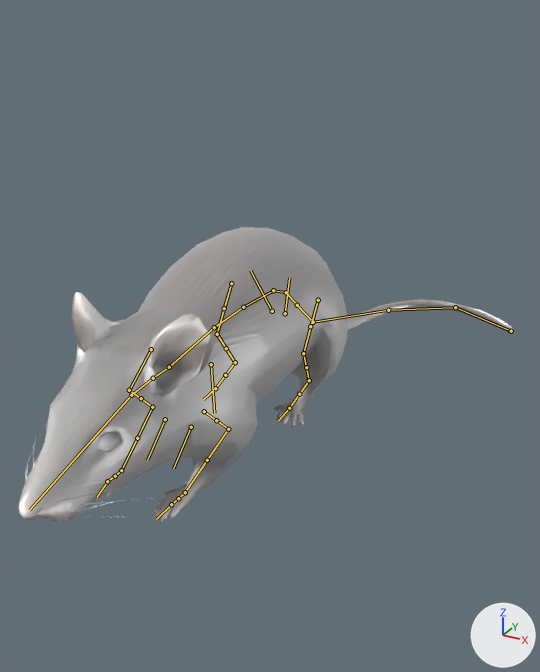
One commit to the Blender file vertex_animation_texture/Data/BlendFiles/mouse.blend: the scene before it, then after it.
Camera for both pictures: a 50 mm lens placed at (0.85, -1.39, 0.93), pointed at (0.02, 0.13, 0.17). Every picture has the same lights, and +X, +Y and +Z are marked at lower right. The bones that bend it are drawn over the model as lines.

In view in the first picture: 'Mouse'.
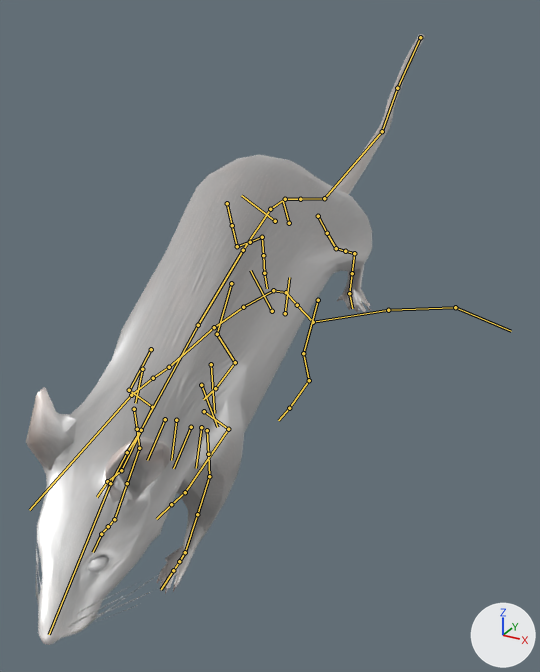
Commit message: Worked on flail animation.

The newer file adds an action. The first version stands in its rest pose; the second is drawn at frame 0 of the action 'Flail'.

Pixel boxes (x1, y1, x2, y2) of what changed, in the pictures (540 x 672 px):
'Mouse', posed (19% narrower, 105% taller)
    before: (19, 227, 513, 524)
    after: (26, 34, 425, 645)

The change, as a list of edits to the scene's bpy script:
```text
Change bone_torso:
    where bone_torso = bpy.data.objects['rig'].pose.bones['torso']  # child of 'MCH-torso.parent'
    bone_torso.location: (0.0, 0.0, 0.0) -> (0.0, 0.0, 0.27)
    bone_torso.rotation_quaternion: (1.0, 0.0, 0.0, 0.0) -> (0.967, 0.254, 0.0, 0.0)  # degrees (0, 0, 0) -> degrees (29, 0, 0)
Change bone_spine_003:
    where bone_spine_003 = bpy.data.objects['rig'].pose.bones['spine.003']  # child of 'MCH-ROT-tail'
    bone_spine_003.rotation_quaternion: (1.0, 0.0, 0.0, 0.0) -> (1.0, -0.002, 0.007, -0.022)  # degrees (0, 0, 0) -> degrees (0, 1, -3)
Change bone_spine_002:
    where bone_spine_002 = bpy.data.objects['rig'].pose.bones['spine.002']  # child of 'spine.003'
    bone_spine_002.rotation_quaternion: (1.0, 0.0, 0.0, 0.0) -> (0.993, 0.005, -0.006, 0.117)  # degrees (0, 0, 0) -> degrees (0, -1, 13)
Change bone_spine_001:
    where bone_spine_001 = bpy.data.objects['rig'].pose.bones['spine.001']  # child of 'spine.002'
    bone_spine_001.rotation_quaternion: (1.0, 0.0, 0.0, 0.0) -> (0.885, -0.062, 0.132, 0.438)  # degrees (0, 0, 0) -> degrees (0, 17, 53)
Change bone_spine:
    where bone_spine = bpy.data.objects['rig'].pose.bones['spine']  # child of 'spine.001'
    bone_spine.rotation_quaternion: (1.0, 0.0, 0.0, 0.0) -> (0.869, 0.194, -0.04, 0.416)  # degrees (0, 0, 0) -> degrees (19, -14, 49)
Change bone_spine_fk_008:
    where bone_spine_fk_008 = bpy.data.objects['rig'].pose.bones['spine_fk.008']  # child of 'MCH-spine.008'
    bone_spine_fk_008.location: (0.0, 0.0, 0.0) -> (-0.02, 0.174, 0.005)
Change bone_front_foot_ik_l:
    where bone_front_foot_ik_l = bpy.data.objects['rig'].pose.bones['front_foot_ik.L']  # child of 'MCH-front_foot_ik.parent.L'
    bone_front_foot_ik_l.location: (0.0, 0.0, 0.0) -> (-0.005, 0.005, -0.184)
    bone_front_foot_ik_l.rotation_quaternion: (1.0, 0.0, 0.0, 0.0) -> (0.984, 0.179, 0.0, 0.0)  # degrees (0, 0, 0) -> degrees (21, 0, 0)
Change bone_front_foot_ik_r:
    where bone_front_foot_ik_r = bpy.data.objects['rig'].pose.bones['front_foot_ik.R']  # child of 'MCH-front_foot_ik.parent.R'
    bone_front_foot_ik_r.location: (0.0, 0.0, 0.0) -> (-0.035, 0.005, -0.159)
    bone_front_foot_ik_r.rotation_quaternion: (1.0, 0.0, 0.0, 0.0) -> (0.996, 0.093, -0.002, 0.003)  # degrees (0, 0, 0) -> degrees (11, 0, 0)
Change bone_foot_ik_l:
    where bone_foot_ik_l = bpy.data.objects['rig'].pose.bones['foot_ik.L']  # child of 'MCH-foot_ik.parent.L'
    bone_foot_ik_l.location: (0.0, 0.0, 0.0) -> (0.024, 0.38, 0.164)
    bone_foot_ik_l.rotation_quaternion: (1.0, 0.0, 0.0, 0.0) -> (0.587, 0.809, 0.0, 0.0)  # degrees (0, 0, 0) -> degrees (108, 0, 0)
Change bone_foot_heel_ik_l:
    where bone_foot_heel_ik_l = bpy.data.objects['rig'].pose.bones['foot_heel_ik.L']  # child of 'foot_ik.L'
    bone_foot_heel_ik_l.rotation_quaternion: (1.0, 0.0, 0.0, 0.0) -> (0.935, -0.353, -0.008, -0.024)  # degrees (0, 0, 0) -> degrees (-41, -2, -2)
Change bone_foot_ik_r:
    where bone_foot_ik_r = bpy.data.objects['rig'].pose.bones['foot_ik.R']  # child of 'MCH-foot_ik.parent.R'
    bone_foot_ik_r.location: (0.0, 0.0, 0.0) -> (-0.02, 0.372, 0.178)
    bone_foot_ik_r.rotation_quaternion: (1.0, 0.0, 0.0, 0.0) -> (0.618, 0.786, 0.022, 0.003)  # degrees (0, 0, 0) -> degrees (104, 1, 2)
Change bone_foot_heel_ik_r:
    where bone_foot_heel_ik_r = bpy.data.objects['rig'].pose.bones['foot_heel_ik.R']  # child of 'foot_ik.R'
    bone_foot_heel_ik_r.rotation_quaternion: (1.0, 0.0, 0.0, 0.0) -> (0.981, -0.194, -0.003, 0.009)  # degrees (0, 0, 0) -> degrees (-22, 0, 1)
```
